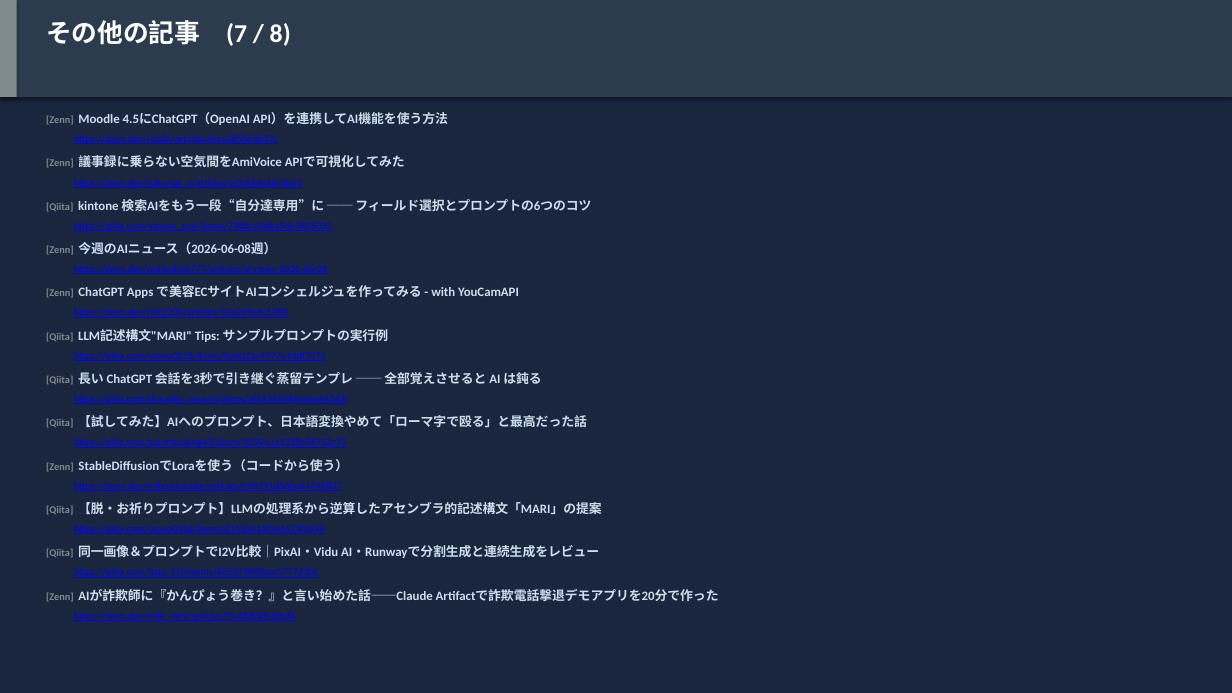
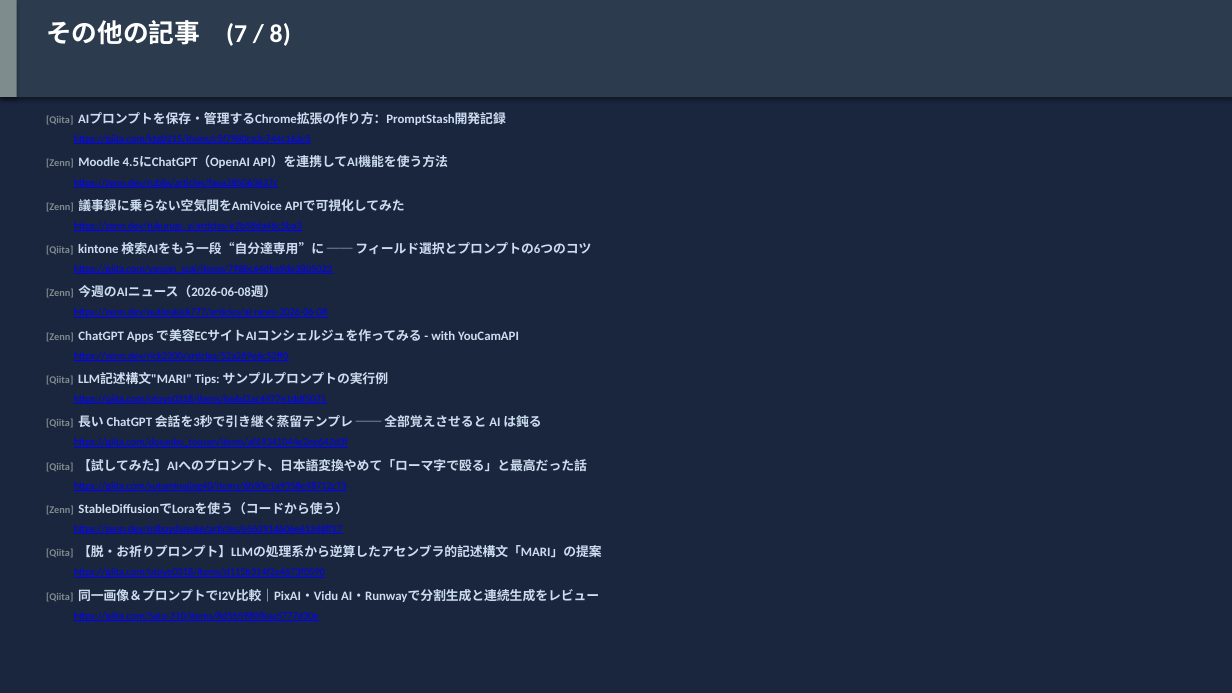
Before and after one commit to h-shoji-jws/ai-news-collector, a slide deck: slide 24 of data/2026-06-14.pptx. Drawn at 1232x693 pixels with LibreOffice and Linux fonts; fonts in the diff are those of the drawing. Boxes give left, top, right and bottom in pixels: in the first picture for what was removed or moved away, otherwise in the second. Text is boxed around its words. In the diff, an @@ line names an element or a change of style, - is before the commit and + after.

Commit message:
Add daily AI news collection: 2026-06-14

```diff
--- a/data/2026-06-14.pptx
+++ b/data/2026-06-14.pptx
@@ text added at [46, 112, 506, 125], 10 pt, text #CCDDEE, bold @@
+[Qiita] AIプロンプトを保存・管理するChrome拡張の作り方：PromptStash開発記録
@@ text at [74, 135, 311, 144]: text changed @@
-https://zenn.dev/rublix/articles/faea285063637c
+https://qiita.com/ktg0215/items/c5f7980ca3c744c163c5
@@ text at [74, 179, 278, 188]: text changed @@
-https://zenn.dev/tukurugi_v/articles/e2b58da46c5ba3
+https://zenn.dev/rublix/articles/faea285063637c
@@ text at [74, 222, 302, 231]: text changed @@
-https://zenn.dev/outloukick777/articles/ai-news-2026-06-08
+https://zenn.dev/tukurugi_v/articles/e2b58da46c5ba3
@@ text "[Zenn] 今週のAIニュース（2026-06-08週）": place and size @@
-text "[Zenn] 今週のAIニュース（2026-06-08週）" at [46, 242, 276, 255]
+text "[Zenn] 今週のAIニュース（2026-06-08週）" at [46, 285, 276, 298]
@@ text at [74, 308, 327, 318]: text changed @@
-https://zenn.dev/rick2200/articles/52a269e6c52ff0
+https://zenn.dev/outloukick777/articles/ai-news-2026-06-08
@@ text at [74, 352, 288, 361]: text changed @@
-https://qiita.com/otoyo0318/items/be6d2ac4977e1ddf5071
+https://zenn.dev/rick2200/articles/52a269e6c52ff0
@@ text at [74, 395, 326, 404]: text changed @@
-https://qiita.com/dosanko_tousan/items/af69341044e2ee642d3f
+https://qiita.com/otoyo0318/items/be6d2ac4977e1ddf5071
@@ text at [74, 438, 348, 448]: text changed @@
-https://qiita.com/sutaminajing40/items/6b90e1a9358e98712c73
+https://qiita.com/dosanko_tousan/items/af69341044e2ee642d3f
@@ 12 texts: place and size @@
-12 texts at [46, 112, 602, 558]
+12 texts at [46, 156, 602, 602]
@@ text at [74, 482, 347, 491]: text changed @@
-https://qiita.com/otoyo0318/items/d115b314f2e4673f0590
+https://qiita.com/sutaminajing40/items/6b90e1a9358e98712c73
@@ text at [74, 568, 325, 578]: text changed @@
-https://qiita.com/Sato-310/items/8d565980fbaa5777d30e
+https://qiita.com/otoyo0318/items/d115b314f2e4673f0590
@@ text removed at [46, 589, 719, 602] @@
-[Zenn] AIが詐欺師に『かんぴょう巻き？』と言い始めた話——Claude Artifactで詐欺電話撃退デモアプリを20分で作った
@@ text at [74, 612, 319, 621]: text changed @@
-https://zenn.dev/miki_mini/articles/f5a0b85f84bbd6
+https://qiita.com/Sato-310/items/8d565980fbaa5777d30e
```
Also in this commit, not shown: 9 other slides changed, 1 other file.
